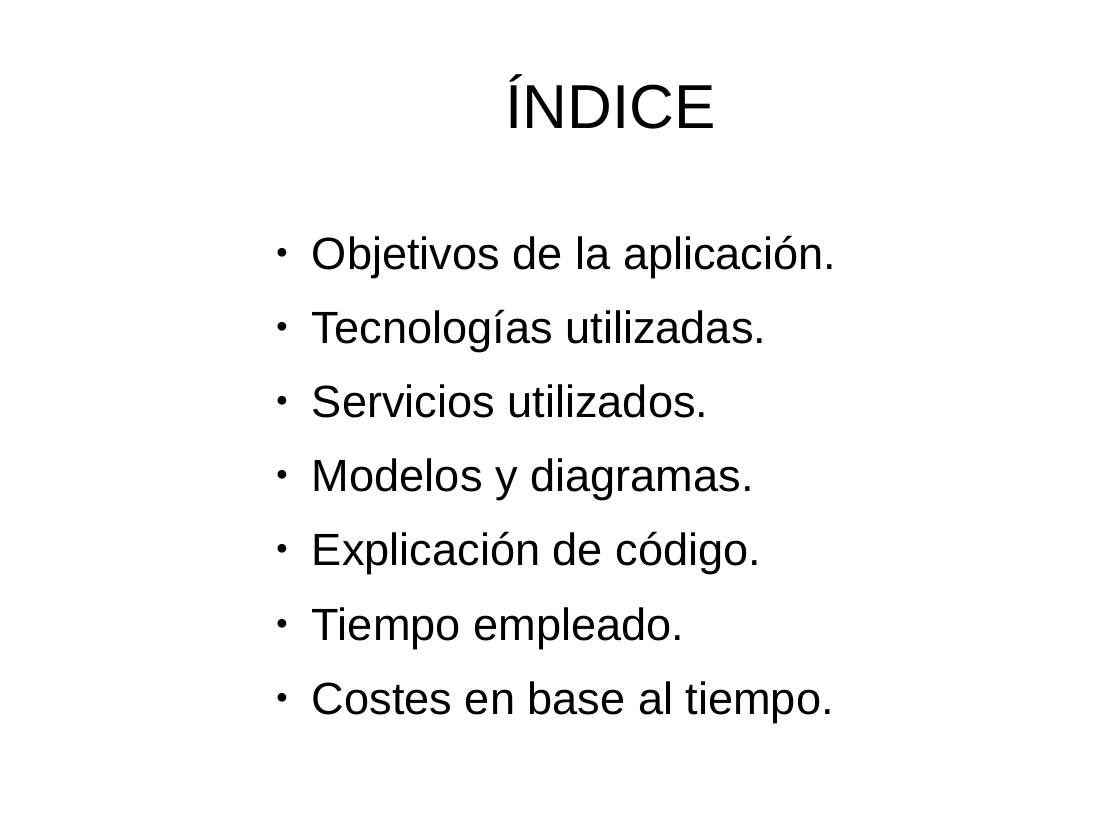
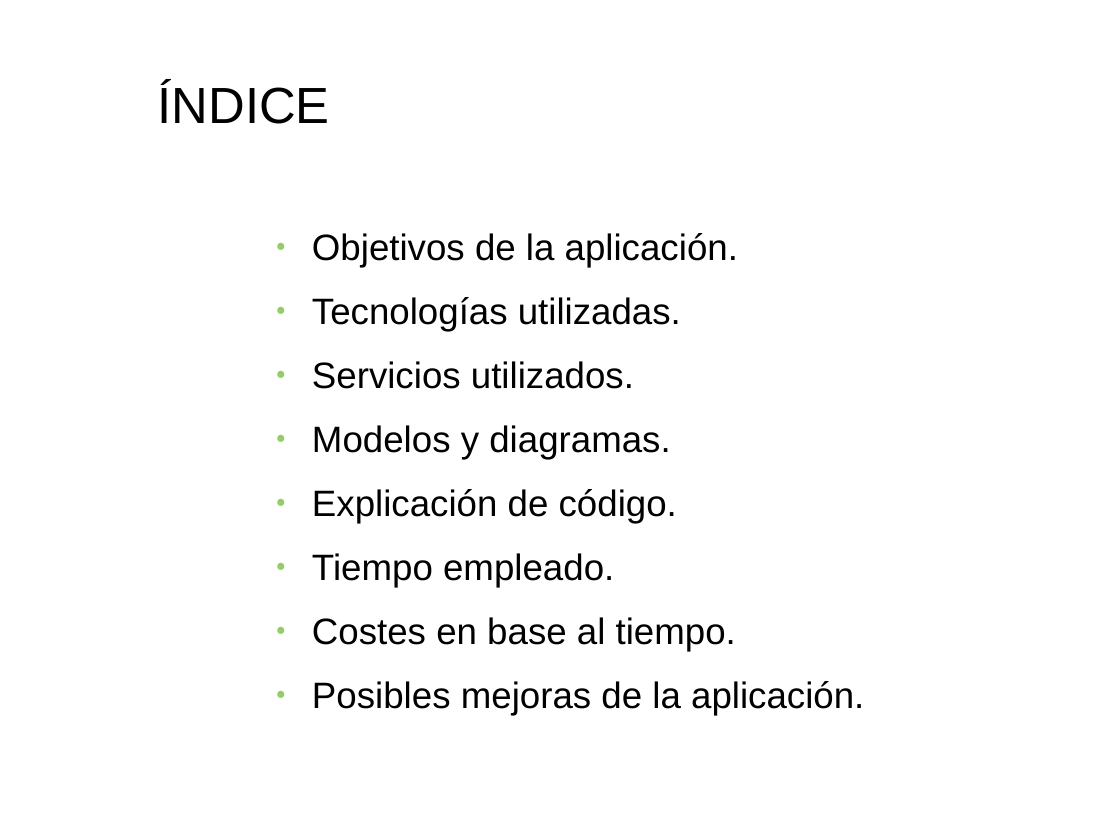
Before and after one commit to PatriiML11/ProyectoWeb, a slide deck: slide 2 of doc/Documentos/Presentacion.odp. Drawn at 1120x840 pixels with LibreOffice and Linux fonts; fonts in the diff are those of the drawing; background and template pictures are left out. Boxes give left, top, right and bottom in pixels: in the first picture for what was removed or moved away, otherwise in the second. Text is boxed around its words. In the diff, an @@ line names an element or a change of style, - is before the commit and + after.

```diff
--- a/doc/Documentos/Presentacion.odp
+++ b/doc/Documentos/Presentacion.odp
@@ title "ÍNDICE" at bbox=[158, 83, 330, 124]: size 44 to 36 pt; alignment centre to left @@
@@ text at bbox=[312, 233, 738, 652]: size 32 to 26 pt in "Objetivos de la aplicación.", "Tecnologías utilizadas.", "Servicios utilizados.", "Modelos y diagramas." and 3 more places; bullet colour #000000 to #99CC66 @@
@@ text at bbox=[312, 681, 864, 716]: paragraph added @@
+● Posibles mejoras de la aplicación.
```
Also in this commit, not shown: 20 other slides changed, 2 slides added, 41 other files.
